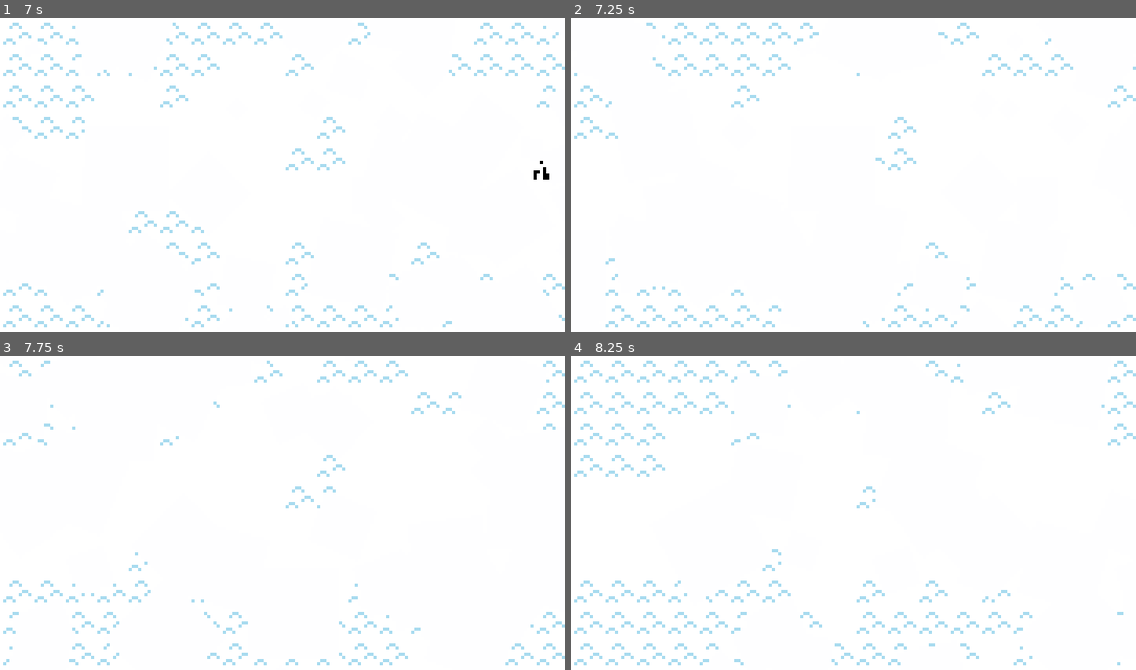
Above: before the commit, frames 1-4 (two rows, left to right).
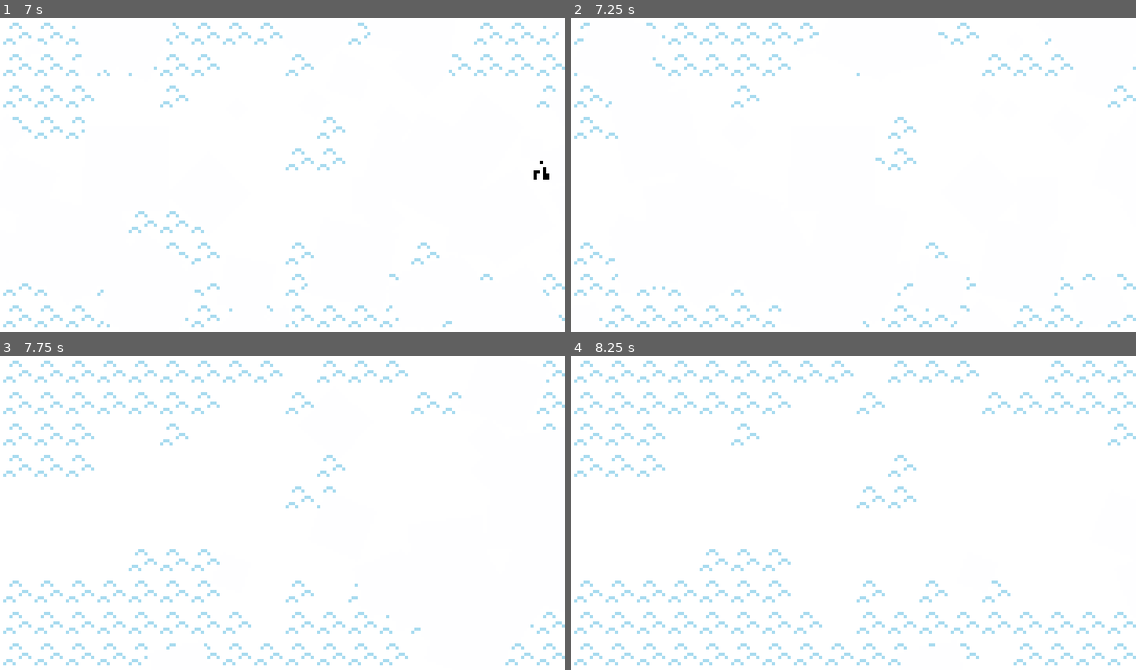
Above: after the commit, the same moments.

Repository: droqen/droqever-202404
Game: Godot game, scene res://chapter-east-wind-blows.tscn
Two runs of this game, one before a commit and one after it. Both use one fixed random seed, a clock stepped at 60 frames per second and the inputs below. This scene is started directly instead of the project's main scene. Sound files missing from this copy of the repository are replaced by a short silence.
Inputs:
- Up to frame 1 (7 s): tap Enter at 0.5, 2.85 s; hold Right 0.53-1.28 s; hold Enter 0.53-1.28 s; tap Space at 0.77, 1.52, 3.02, 3.77, 4.52, 6.02, 6.77 s; hold Down 1.28-2.03 s; tap Z at 1.35, 3.6, 5.85 s; hold Right 2.03-2.78 s; tap X at 2.1, 4.35, 6.6 s; hold Up 2.78-3.53 s; hold Left 3.53-5.03 s; hold Down 5.03-5.78 s; hold Enter 5.03-5.78 s; hold Right 5.78-6.53 s; hold Up from 6.53 s (still down)
- Up to frame 2 (7.25 s): keep holding Up
- Up to frame 3 (7.75 s): release Up at 7.28 s; hold Right from 7.28 s (still down); tap Enter at 7.35 s; tap Space at 7.52 s
- Up to frame 4 (8.25 s): release Right at 8.03 s; hold Down from 8.03 s (still down); tap Z at 8.1 s

Frame 1 is identical in both runs. In frame 2, 0.2% of the frame differs, in the area x 0-6%, y 1-97%; in frame 3, 2.5%, in the area x 0-60%, y 1-99%; in frame 4, 2.0%.

Commit message:
changed a line of text (apr05)

Diff:
--- a/apr05-a-glade-without-leaves/chapter-east-wind-blows.tscn
+++ b/apr05-a-glade-without-leaves/chapter-east-wind-blows.tscn
@@ -3196,7 +3196,7 @@
 texture = ExtResource( 12 )
 hframes = 10
 vframes = 10
-frame = 1
+frame = 2
 script = ExtResource( 6 )
 sprite_sheet = ExtResource( 3 )
 _frames = [ 1, 2 ]
@@ -3229,7 +3229,7 @@
 bbcode_text = "My mind was preoccupied with fighting the easter wind, on the way back, and for a time I forgot what I had come out here for in the first place.
 
 The distraction was fleeting, as
-, , , . ,
+, , , .
 "
 
 [node name="strong_wind" type="Node" parent="."]
